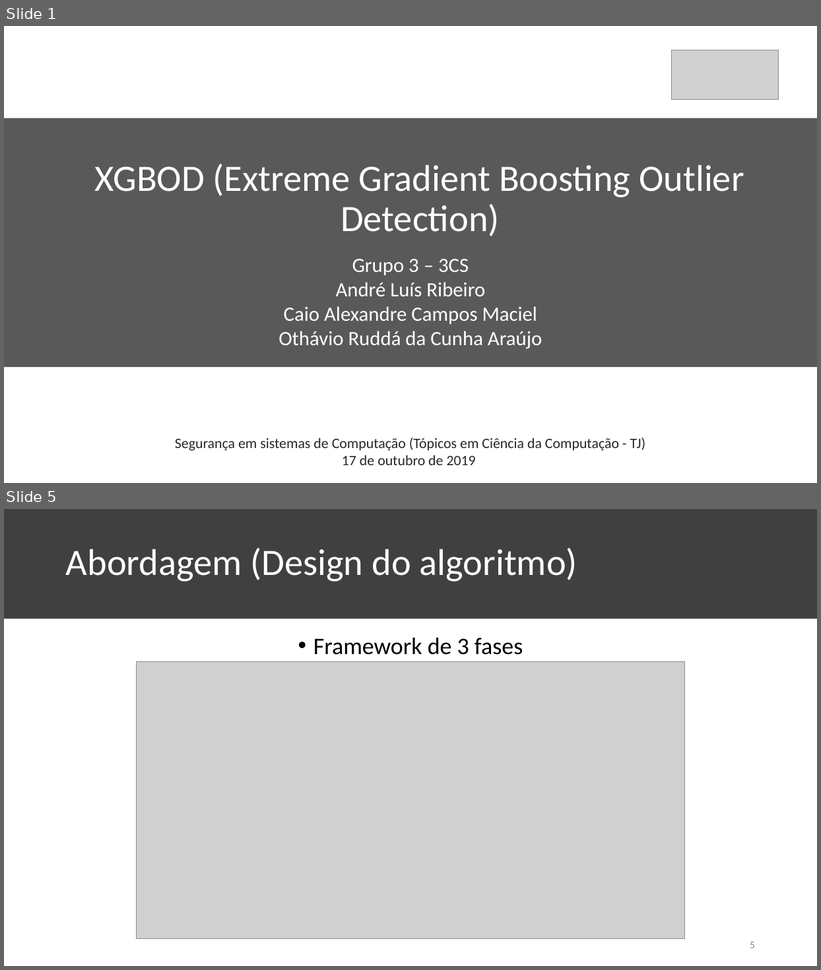
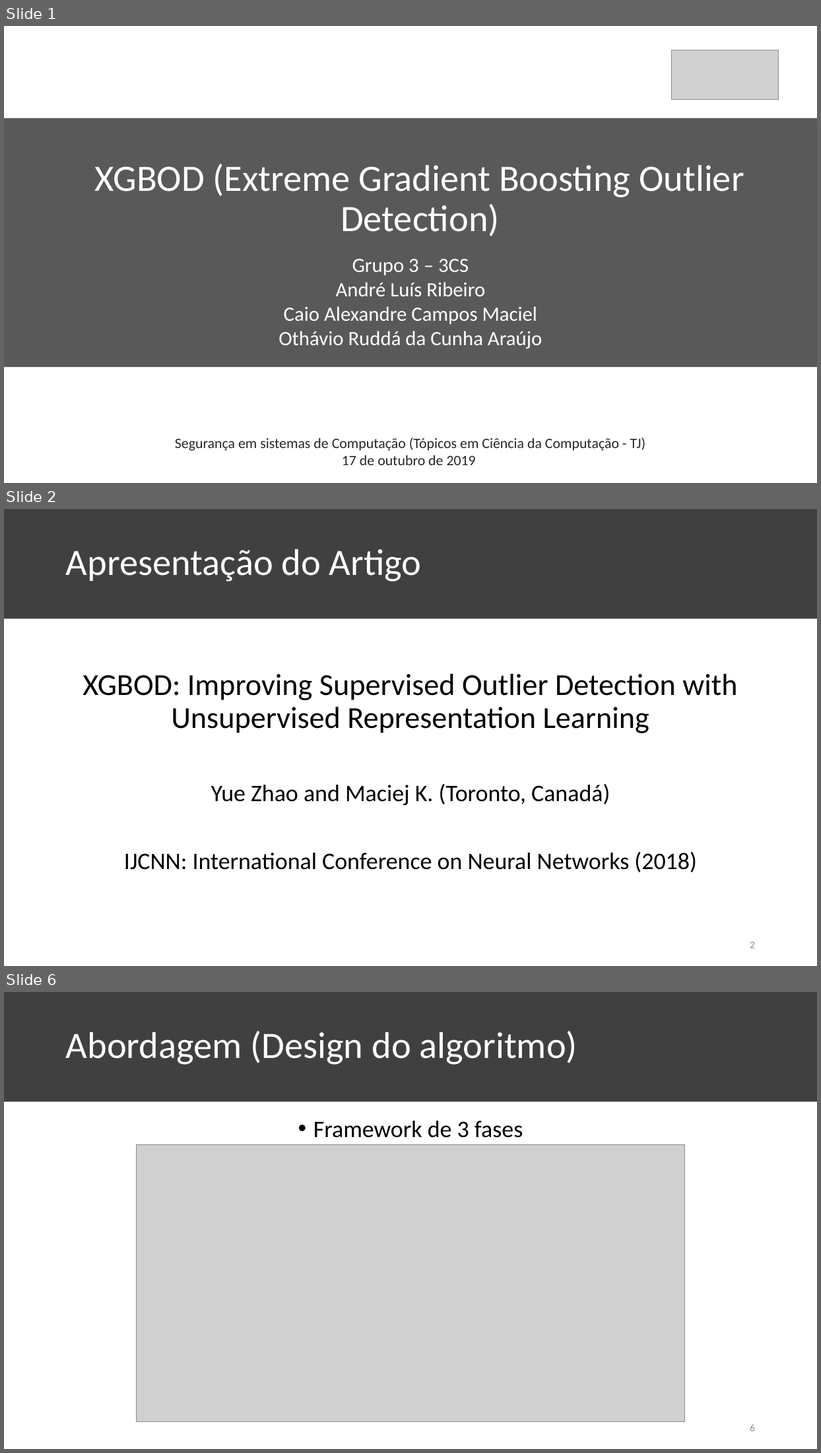
Before and after one commit to KaioAlex/DigitalSecurity, a slide deck: XGBOD-Seminar/XGBOD Seminar.pptx. Shown one above the other, each under a label of ours: slides 1 and 5 before the commit, slides 1, 2 and 6 after it; the slides between them are not shown. The pictures are 821x970 and 821x1453 pixels, drawn with LibreOffice and Linux fonts; fonts in the diff are those of the drawing; grey boxes stand for pictures. Boxes give left, top, right and bottom in pixels: in the first picture for what was removed or moved away, otherwise in the second. Text is boxed around its words. In the diff, an @@ line names an element or a change of style, - is before the commit and + after.

Commit message:
XGBOD editado, slide + atual

```diff
--- a/XGBOD-Seminar/XGBOD Seminar.pptx
+++ b/XGBOD-Seminar/XGBOD Seminar.pptx
@@ slide 2 added at <box>4,509,817,966</box>, background #FFFFFF; not listed: 1 template element that a slide beside it also shows @@
@@ title added at <box>66,549,422,582</box>, 44 pt, text #FFFFFF @@
+Apresentação do Artigo
@@ text added at <box>83,674,737,873</box>, 28 pt, text #000000 @@
+XGBOD: Improving Supervised Outlier Detection with Unsupervised Representation Learning
+Yue Zhao and Maciej K. (Toronto, Canadá)
+IJCNN: International Conference on Neural Networks (2018)
@@ page number added at <box>750,942,755,949</box>, 12 pt, text #8C8C8C @@
+2
@@ what was slide 5 is now slide 6 @@
@@ page number at <box>750,1424,755,1432</box>: text changed @@
-5
+6
```
Also in this commit, not shown: 2 slides changed, 18 other slides added, 3 slides removed, 1 other file.
